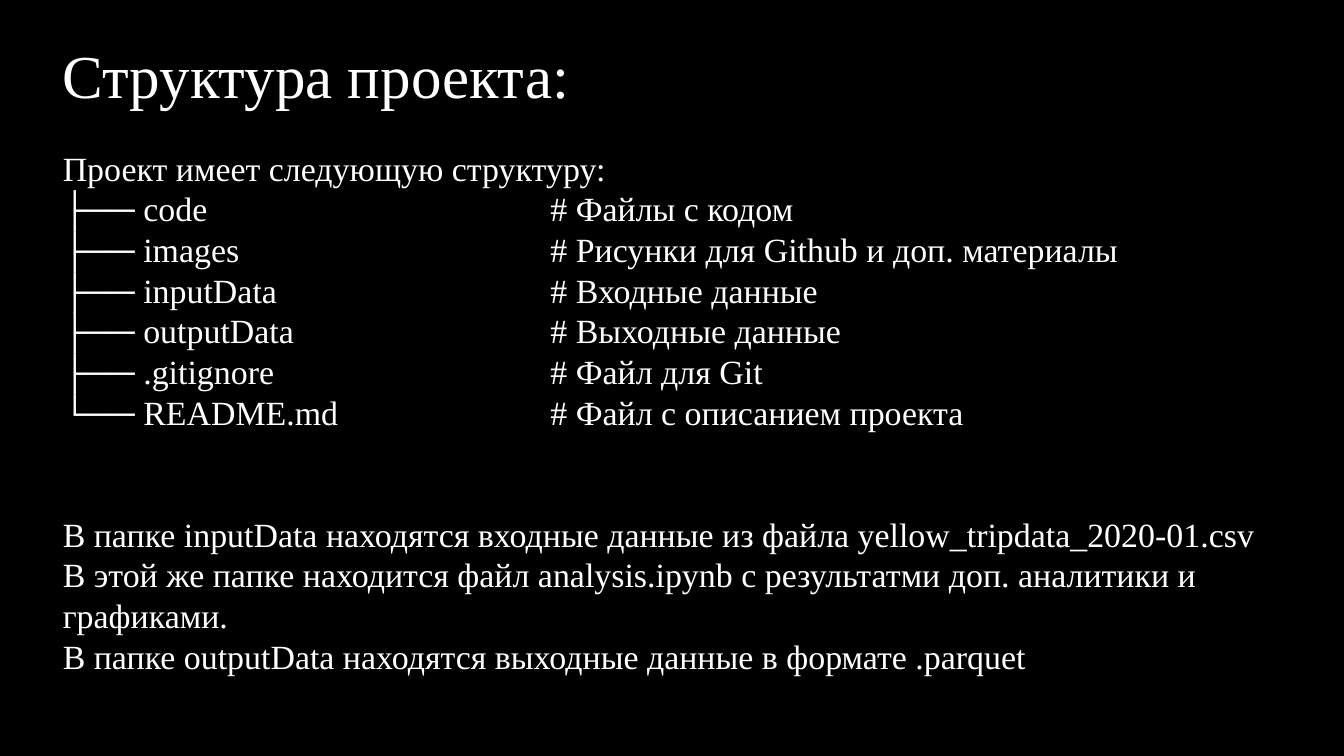
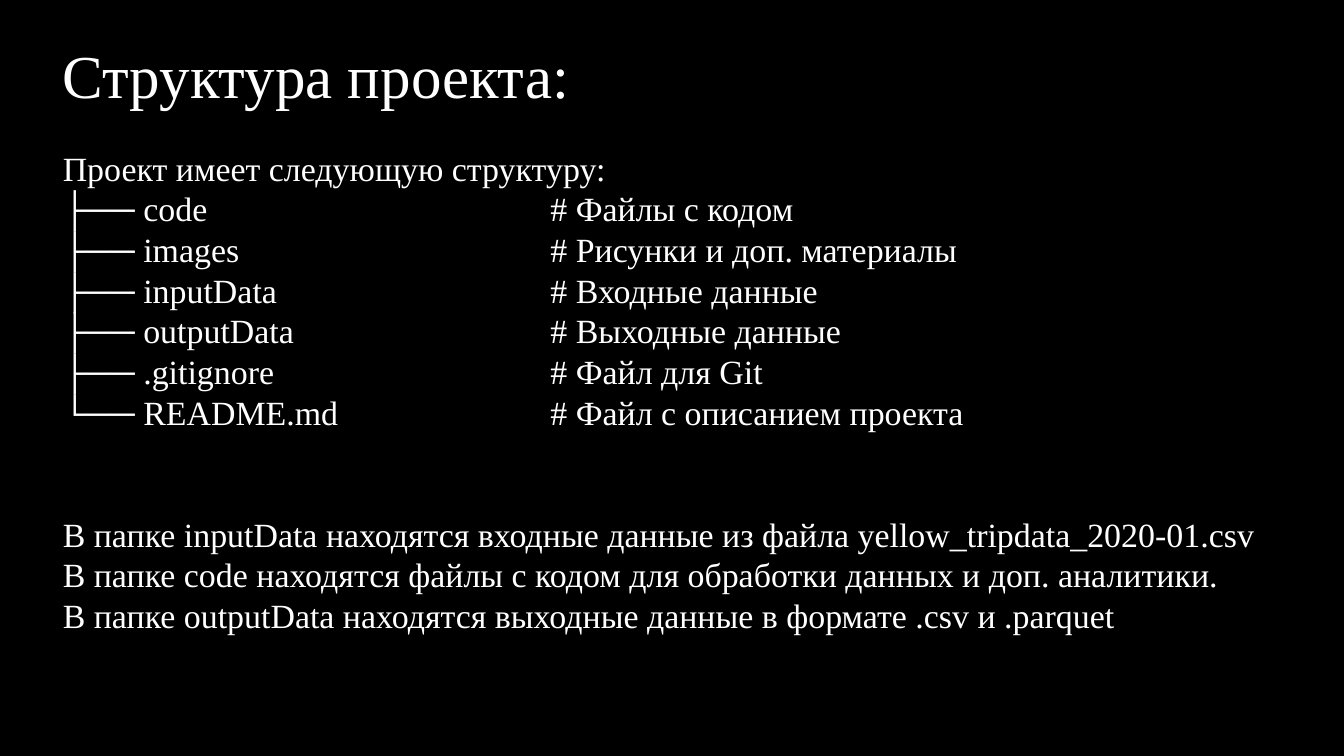
Before and after one commit to Toljanchiman/finalProject4, a slide deck: slide 4 of images/present.pptx. Drawn at 1344x756 pixels with LibreOffice and Linux fonts; fonts in the diff are those of the drawing; background and template pictures are left out. Boxes give left, top, right and bottom in pixels: in the first picture for what was removed or moved away, otherwise in the second. Text is boxed around its words. In the diff, an @@ line names an element or a change of style, - is before the commit and + after.

```diff
--- a/images/present.pptx
+++ b/images/present.pptx
@@ text at (143, 239, 956, 269): text changed @@
-├── images # Рисунки для Github и доп. материалы
+├── images # Рисунки и доп. материалы
@@ text at (63, 562, 1218, 635): text changed @@
-В этой же папке находится файл analysis.ipynb с результатми доп. аналитики и графиками.
-В папке outputData находятся выходные данные в формате .parquet
+В папке code находятся файлы с кодом для обработки данных и доп. аналитики.
+В папке outputData находятся выходные данные в формате .csv и .parquet
```
Also in this commit, not shown: 2 other slides changed, 2 slides added, 2 slides removed, 26 other files.
